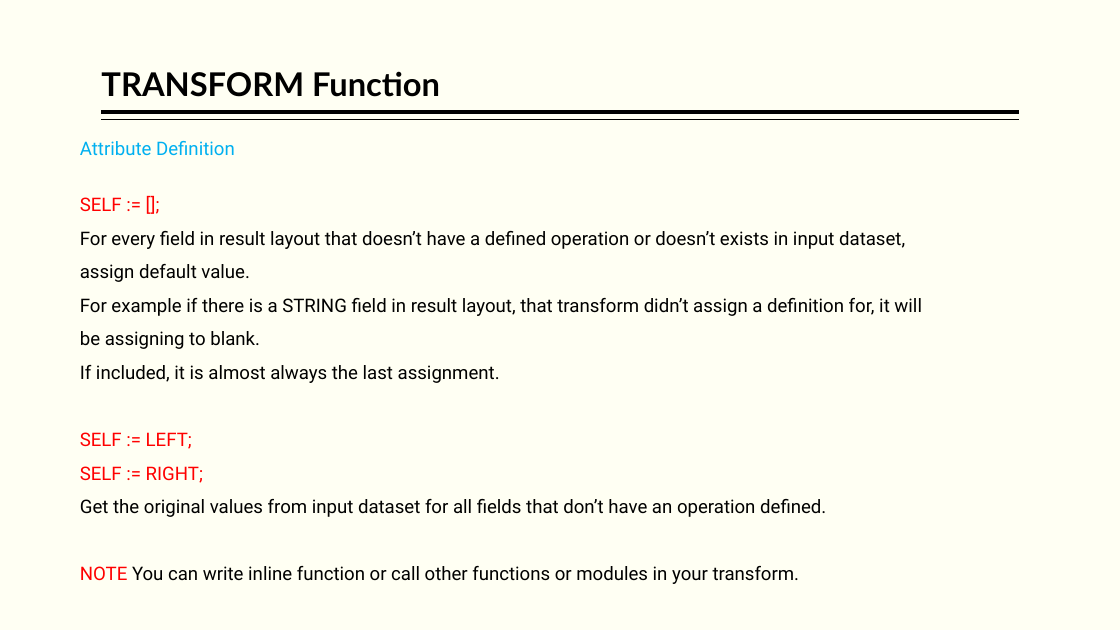
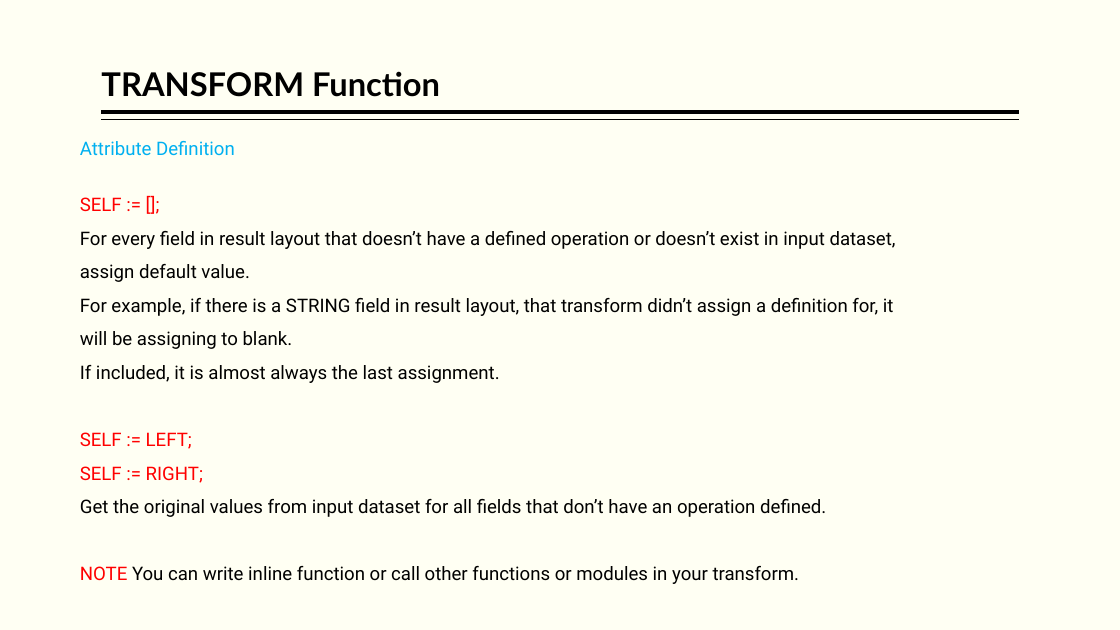
Before and after one commit to hpccsystems-solutions-lab/ScheduledFlights-Workshop, a slide deck: slide 76 of BigData-ECL.pptx (slide 74 before the commit). Drawn at 1120x630 pixels with LibreOffice and Linux fonts; fonts in the diff are those of the drawing. Boxes give left, top, right and bottom in pixels: in the first picture for what was removed or moved away, otherwise in the second. Text is boxed around its words. In the diff, an @@ line names an element or a change of style, - is before the commit and + after.

```diff
--- a/BigData-ECL.pptx
+++ b/BigData-ECL.pptx
@@ text at [80, 231, 896, 349]: text changed @@
-For every field in result layout that doesn’t have a defined operation or doesn’t exists in input dataset, assign default value.
-For example if there is a STRING field in result layout, that transform didn’t assign a definition for, it will be assigning to blank.
+For every field in result layout that doesn’t have a defined operation or doesn’t exist in input dataset, assign default value.
+For example, if there is a STRING field in result layout, that transform didn’t assign a definition for, it will be assigning to blank.
```
Also in this commit, not shown: 15 other slides changed, 3 slides added, 1 slide removed, 6 other files.
